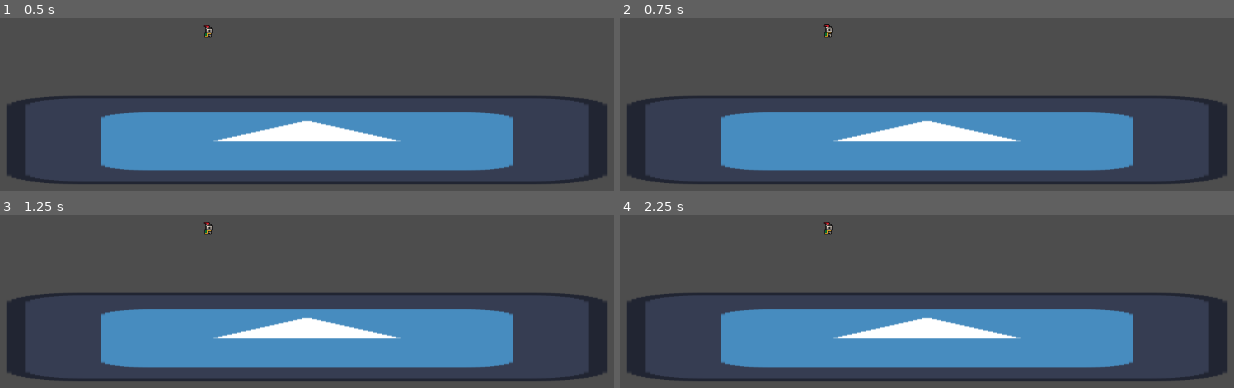
Above: before the commit, frames 1-4 (two rows, left to right).
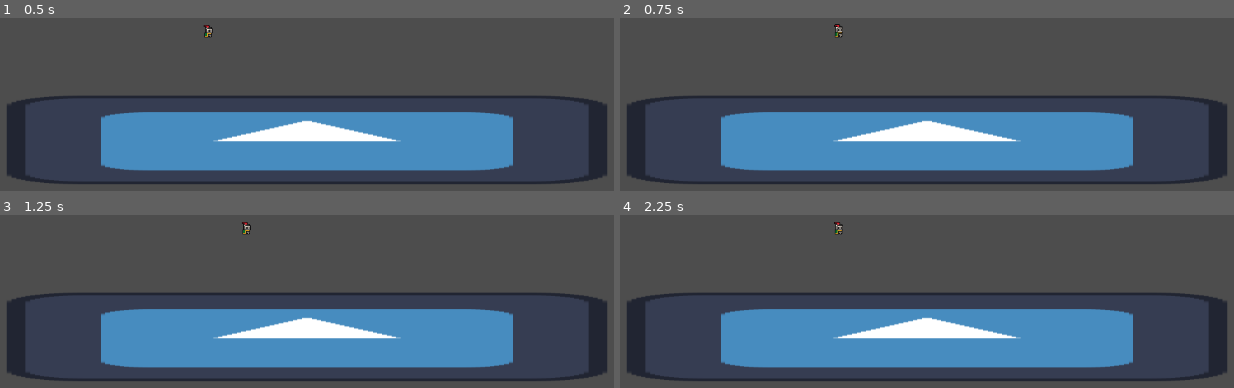
Above: after the commit, the same moments.

Repository: rudraa19/learning-godot
Game: Godot game, scene res://scenes/level_1.tscn
Same seed, same stepped clock (60 frames per second), same inputs: the game is played once before the commit and once after it. The project has no main scene, so this scene is started directly. The engine's default icon, where the game draws it, is replaced by a stand-in: a white triangle on a blue panel in a dark square.
Inputs:
- Up to frame 1 (0.5 s): no input
- Up to frame 2 (0.75 s): tap Enter at 0.5 s; hold Right (right, bound only after the commit) from 0.53 s (still down)
- Up to frame 3 (1.25 s): keep holding Right (right, bound only after the commit)
- Up to frame 4 (2.25 s): tap Space at 1.25 s; release Right (right, bound only after the commit) at 1.28 s; hold A (left, bound only after the commit) 1.28-2.03 s; hold Right (right, bound only after the commit) from 2.03 s (still down)

Frame 1 is identical in both runs. In frame 2, 0.2% of the frame differs, in the area x 33-37%, y 3-11%; in frame 3, 0.2%; in frame 4, 0.2%.

Commit message:
chore: add basic player movement

Diff:
--- a/knight-mario/project.godot
+++ b/knight-mario/project.godot
@@ -14,6 +14,21 @@
 config/features=PackedStringArray("4.3", "Forward Plus")
 config/icon="res://icon.svg"
 
+[input]
+
+right={
+"deadzone": 0.5,
+"events": [Object(InputEventKey,"resource_local_to_scene":false,"resource_name":"","device":-1,"window_id":0,"alt_pressed":false,"shift_pressed":false,"ctrl_pressed":false,"meta_pressed":false,"pressed":false,"keycode":0,"physical_keycode":4194321,"key_label":0,"unicode":0,"location":0,"echo":false,"script":null)
+, Object(InputEventKey,"resource_local_to_scene":false,"resource_name":"","device":-1,"window_id":0,"alt_pressed":false,"shift_pressed":false,"ctrl_pressed":false,"meta_pressed":false,"pressed":false,"keycode":0,"physical_keycode":68,"key_label":0,"unicode":100,"location":0,"echo":false,"script":null)
+]
+}
+left={
+"deadzone": 0.5,
+"events": [Object(InputEventKey,"resource_local_to_scene":false,"resource_name":"","device":-1,"window_id":0,"alt_pressed":false,"shift_pressed":false,"ctrl_pressed":false,"meta_pressed":false,"pressed":false,"keycode":0,"physical_keycode":65,"key_label":0,"unicode":97,"location":0,"echo":false,"script":null)
+, Object(InputEventKey,"resource_local_to_scene":false,"resource_name":"","device":-1,"window_id":0,"alt_pressed":false,"shift_pressed":false,"ctrl_pressed":false,"meta_pressed":false,"pressed":false,"keycode":0,"physical_keycode":4194319,"key_label":0,"unicode":0,"location":0,"echo":false,"script":null)
+]
+}
+
 [rendering]
 
 textures/canvas_textures/default_texture_filter=0
--- a/knight-mario/scripts/knight.gd
+++ b/knight-mario/scripts/knight.gd
@@ -1,4 +1,10 @@
 extends CharacterBody2D
 
 func _physics_process(delta):
-	print("hi")
+	move_and_slide()
+
+	if Input.is_action_pressed("right"):
+		velocity.x = 100
+	if Input.is_action_pressed("left"):
+		velocity.x = -100
+	velocity.x = lerp(velocity.x, 0.0, 0.2)
Not shown, added: knight-mario/scenes/levB7C7.tmp
